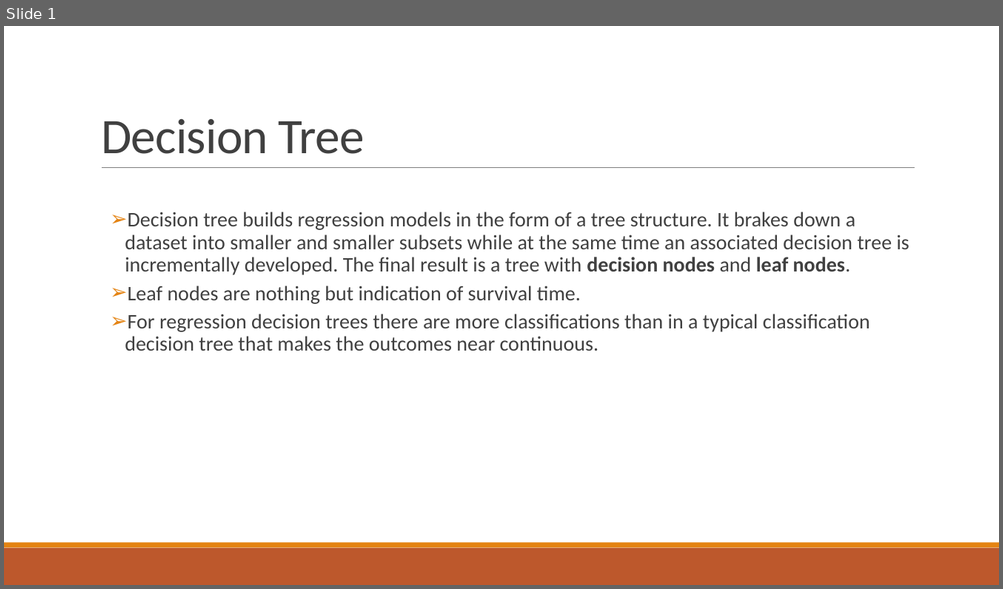
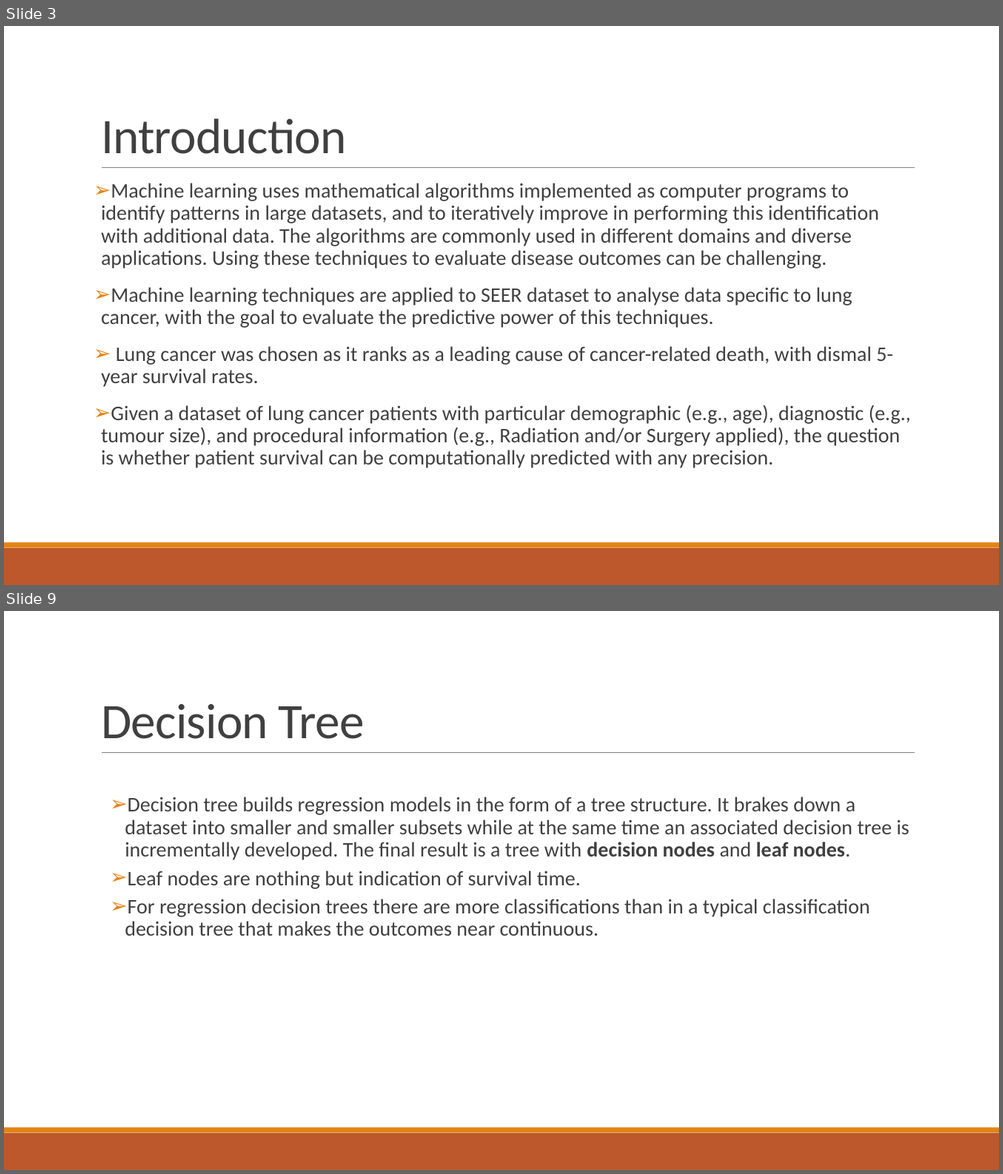
Before and after one commit to HarshCic/Minor-Project, a slide deck: Report & PPT/MinorProject.pptx. Shown one above the other, each under a label of ours: slide 1 before the commit, slides 3 and 9 after it; the slides between them are not shown. The pictures are 1003x589 and 1003x1174 pixels, drawn with LibreOffice and Linux fonts; fonts in the diff are those of the drawing. Boxes give left, top, right and bottom in pixels: in the first picture for what was removed or moved away, otherwise in the second. Text is boxed around its words. In the diff, an @@ line names an element or a change of style, - is before the commit and + after.

Commit message:
PPT Completed

```diff
--- a/Report & PPT/MinorProject.pptx
+++ b/Report & PPT/MinorProject.pptx
@@ slide 3 added at [4,26,999,585], background #FFFFFF; not listed: 3 template elements that a slide beside it also shows @@
@@ title added at [101,118,347,154], 48 pt, text #404040 @@
+Introduction
@@ text added at [101,183,910,469], 20 pt, text #404040 @@
+➢ Machine learning uses mathematical algorithms implemented as computer programs to identify patterns in large datasets, and to iteratively improve in performing this identification with additional data. The algorithms are commonly used in different domains and diverse applications. Using these techniques to evaluate disease outcomes can be challenging.
+➢ Machine learning techniques are applied to SEER dataset to analyse data specific to lung cancer, with the goal to evaluate the predictive power of this techniques.
+➢ Lung cancer was chosen as it ranks as a leading cause of cancer-related death, with dismal 5-year survival rates.
+➢ Given a dataset of lung cancer patients with particular demographic (e.g., age), diagnostic (e.g., tumour size), and procedural information (e.g., Radiation and/or Surgery applied), the question is whether patient survival can be computationally predicted with any precision.
@@ what was slide 1 is now slide 9 @@
```
Also in this commit, not shown: 2 slides changed, 11 other slides added, 1 other file.
